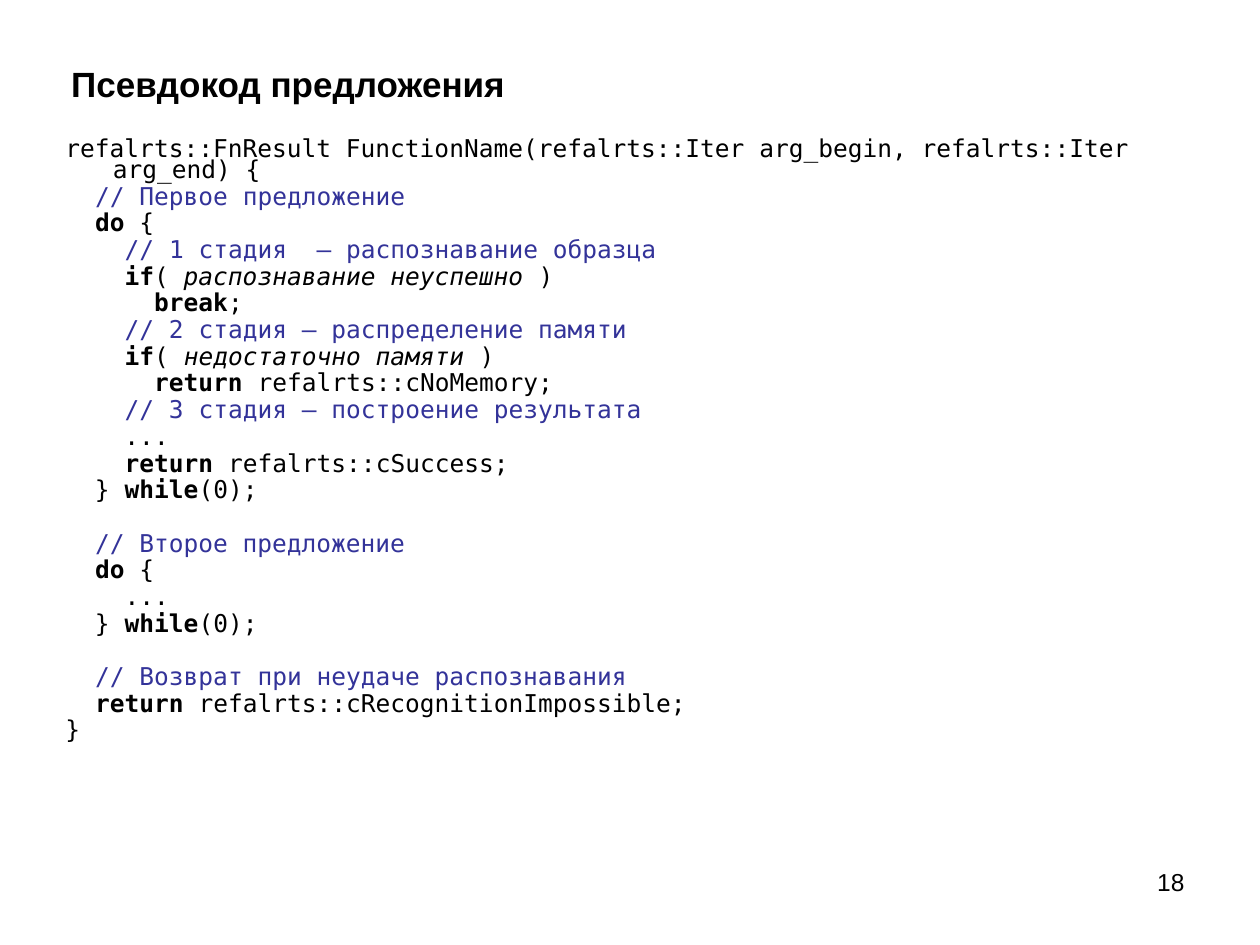
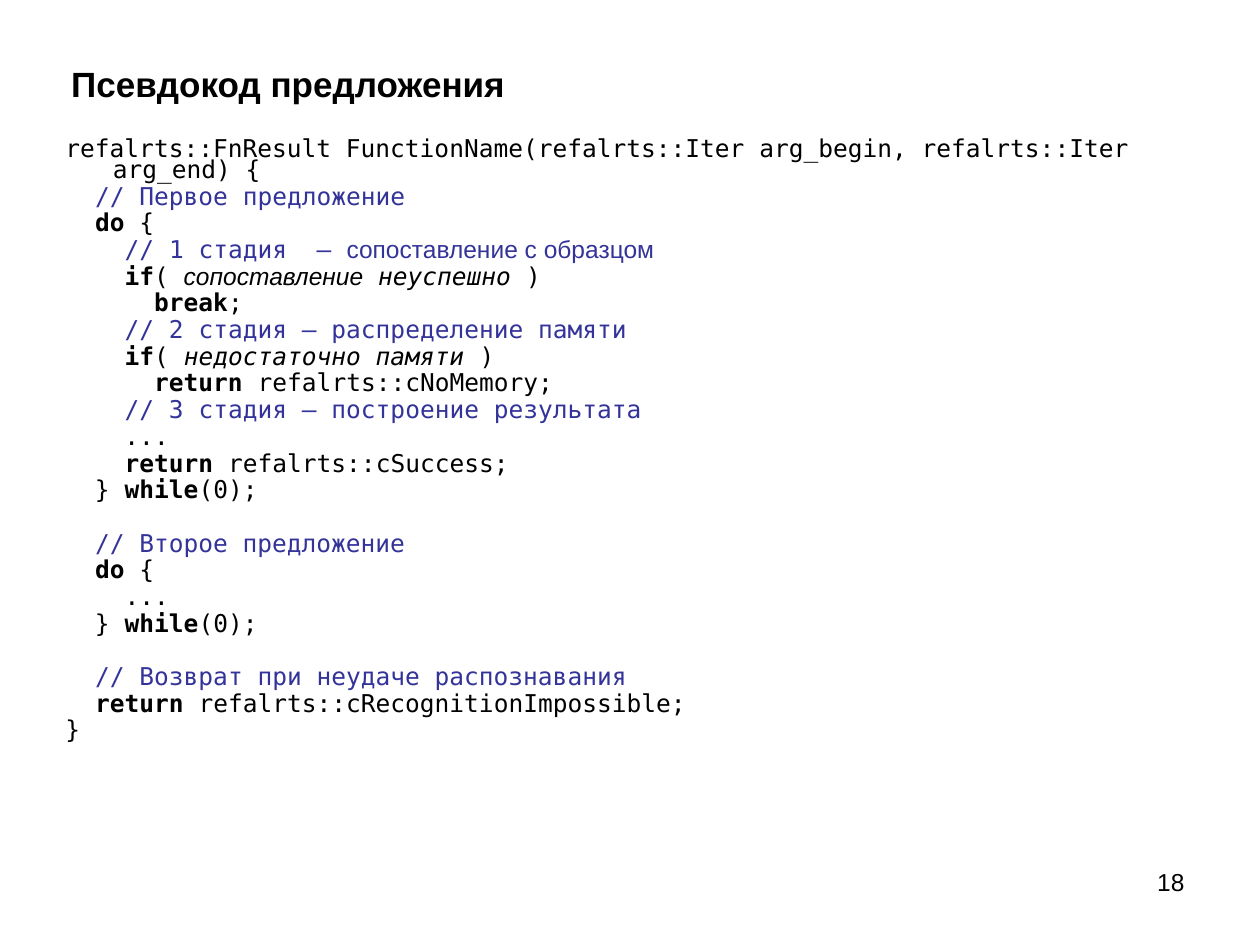
Before and after one commit to bmstu-iu9/refal-5-lambda, a slide deck: slide 18 of doc/Компилятор Простого Рефала.ppt. Drawn at 1260x945 pixels with LibreOffice and Linux fonts; fonts in the diff are those of the drawing. Boxes give left, top, right and bottom in pixels: in the first picture for what was removed or moved away, otherwise in the second. Text is boxed around its words. In the diff, an @@ line names an element or a change of style, - is before the commit and + after.

```diff
--- a/doc/Компилятор Простого Рефала.ppt
+++ b/doc/Компилятор Простого Рефала.ppt
@@ text at [125,240,654,290]: text changed; font DejaVu Sans Mono to Arial @@
-// 1 стадия — распознавание образца
-if( распознавание неуспешно )
+// 1 стадия — сопоставление с образцом
+if( сопоставление неуспешно )
```
Also in this commit, not shown: 4 other slides changed, 2 other files.
